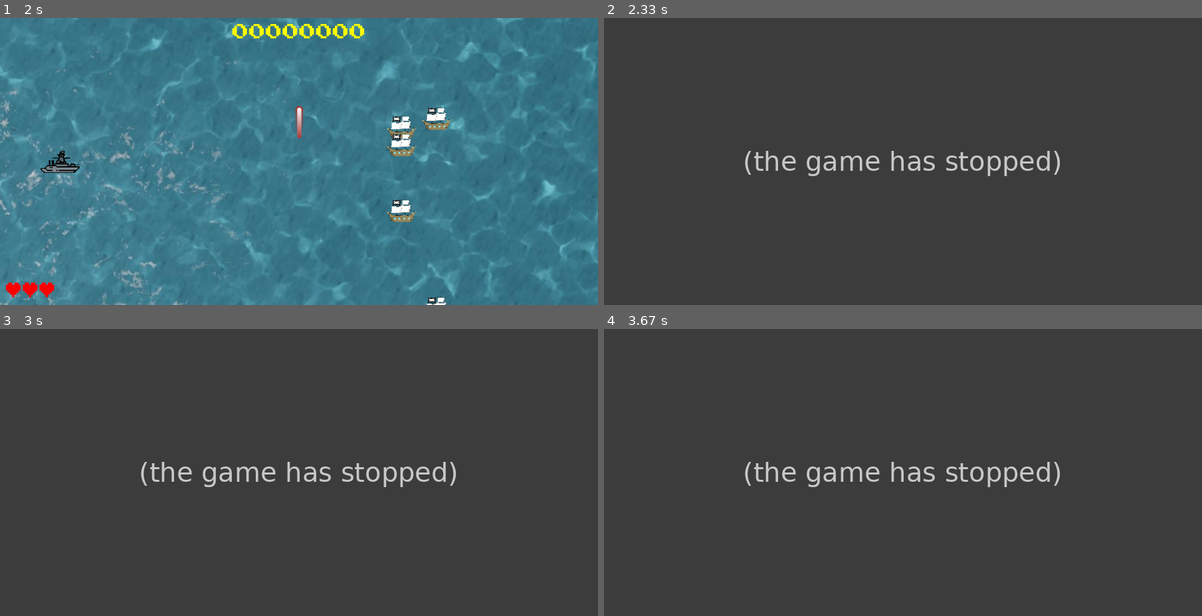
Above: before the commit, frames 1-4 (two rows, left to right).
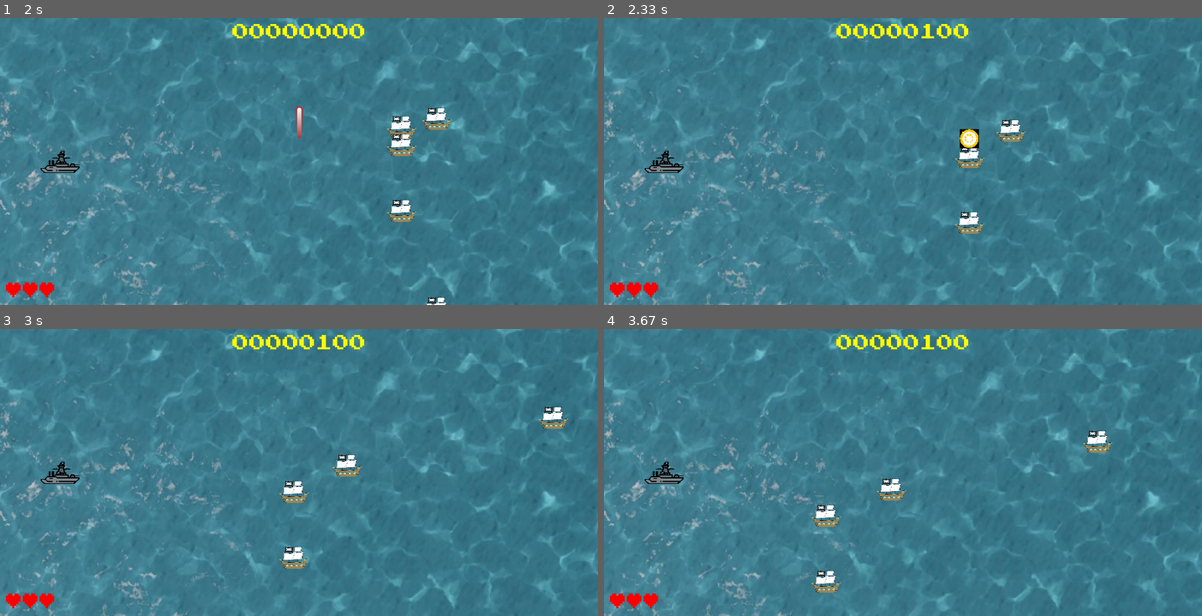
Above: after the commit, the same moments.

Repository: EnzoScheden/Pygame-Projeto-Final
Game: pygame game, started from PFPYGAME.py
Same seed, same stepped clock (60 frames per second), same inputs: the game is played once before the commit and once after it.
Inputs:
- Up to frame 1 (2 s): tap W at 0.33 s; tap Space at 0.67 s; tap S at 1 s
- Up to frame 2 (2.33 s): no input
- Up to frame 3 (3 s): no input
- Up to frame 4 (3.67 s): no input

Frame 1 is identical in both runs. In frame 2, 100% of the frame differs, in the area x 0-100%, y 0-100%; in frame 3, 100%; in frame 4, 100%.
Error before the commit: TypeError: 'barquinho' object is not callable (PFPYGAME.py line 256); the game stopped at 2.3 s (later frames are placeholders)

Commit message:
explosão dos barquinhos

Diff:
--- a/PFPYGAME.py
+++ b/PFPYGAME.py
@@ -253,7 +253,7 @@
         hits = pygame.sprite.groupcollide(sprite_barquinhos, sprite_projetil, True, True, pygame.sprite.collide_mask)
         for meteor in hits:
             #assets['destroy_sound'].play()
-            m = barco(assets)
+            m = barquinho(assets)
             all_sprites.add(m)
             sprite_barquinhos.add(m)
 
